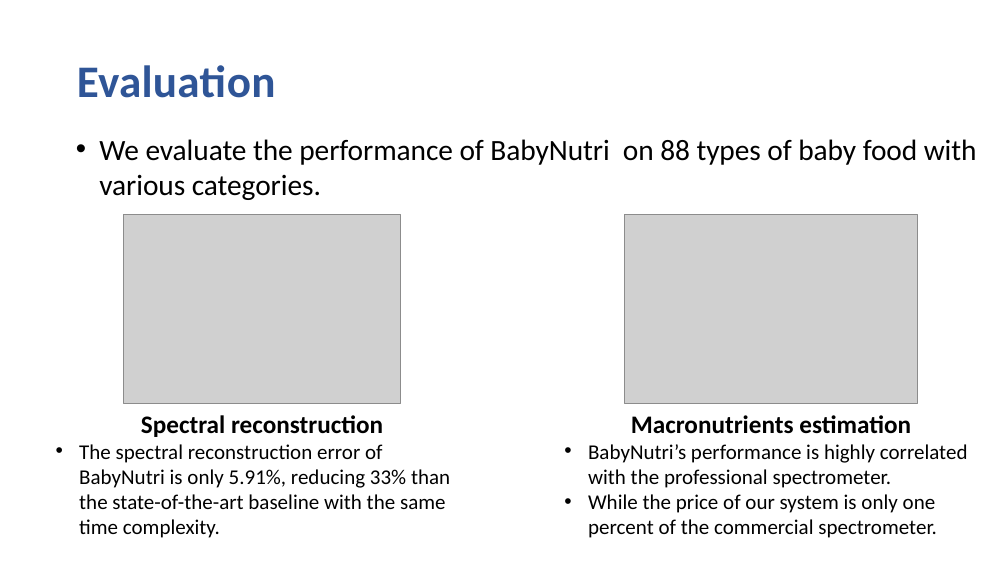
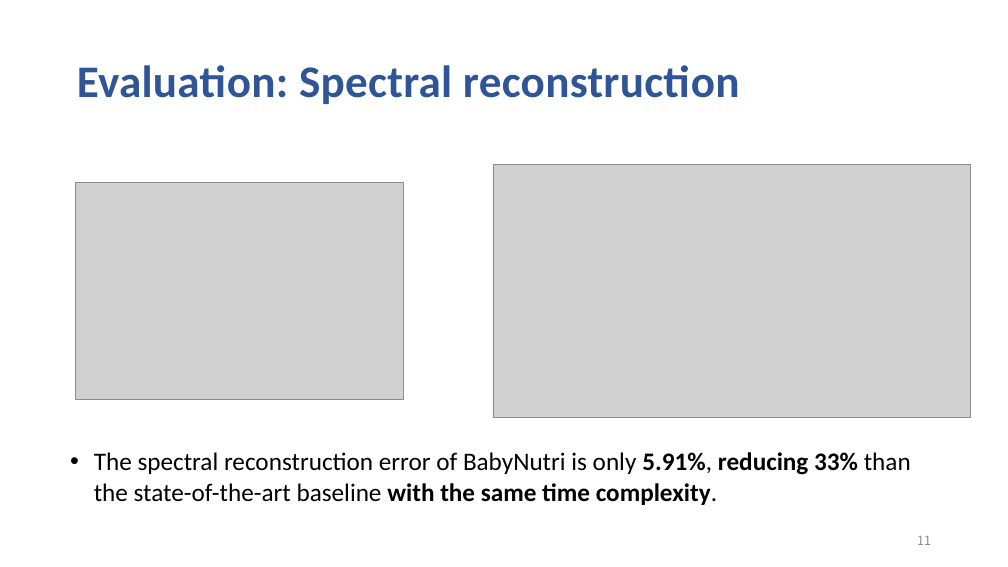
Before and after one commit to hyanhu/hyanhu.github.io, a slide deck: slide 11 of files/BabyNutri.pptx (slide 7 before the commit). Drawn at 1008x567 pixels with LibreOffice and Linux fonts; fonts in the diff are those of the drawing; grey boxes stand for pictures. Boxes give left, top, right and bottom in pixels: in the first picture for what was removed or moved away, otherwise in the second. Text is boxed around its words. In the diff, an @@ line names an element or a change of style, - is before the commit and + after.

```diff
--- a/files/BabyNutri.pptx
+++ b/files/BabyNutri.pptx
@@ title at box(77, 65, 740, 104): text changed @@
-Evaluation
+Evaluation: Spectral reconstruction
@@ text removed at box(99, 139, 977, 200) @@
-• We evaluate the performance of BabyNutri on 88 types of baby food with various categories.
@@ picture added at box(493, 164, 971, 418) @@
@@ picture: place and size @@
-picture at box(123, 215, 401, 404)
+picture at box(76, 183, 403, 399)
@@ picture removed at box(625, 215, 918, 404) @@
@@ text at box(141, 415, 383, 437): paragraph removed @@
-Spectral reconstruction
@@ text removed at box(588, 415, 968, 538) @@
-Macronutrients estimation
-• BabyNutri’s performance is highly correlated with the professional spectrometer.
-• While the price of our system is only one percent of the commercial spectrometer.
@@ text "The spectral reconstruction error of ...": place and size @@
-text "The spectral reconstruction error of ..." at box(79, 415, 450, 538)
+text "The spectral reconstruction error of ..." at box(94, 452, 911, 505)
@@ text "The spectral reconstruction error of ..." at box(94, 452, 911, 505): size 20 to 24 pt; bold on in "5.91%, reducing 33% with the same time ..." @@
@@ page number added at box(917, 536, 931, 545), 12 pt, text #8C8C8C @@
+11
```
Also in this commit, not shown: 5 other slides changed, 7 slides added, 1 slide removed, 1 other file.
